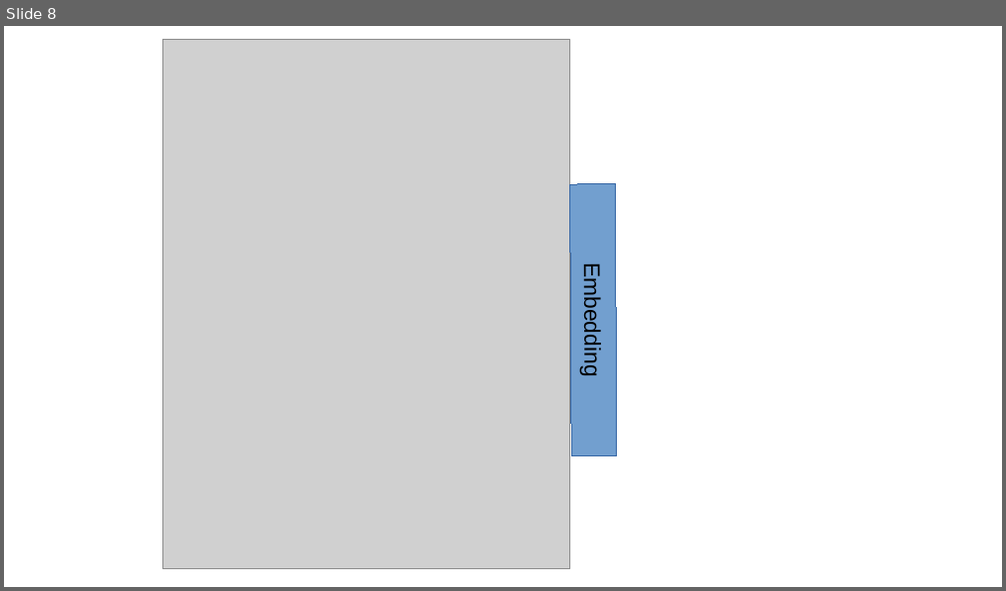
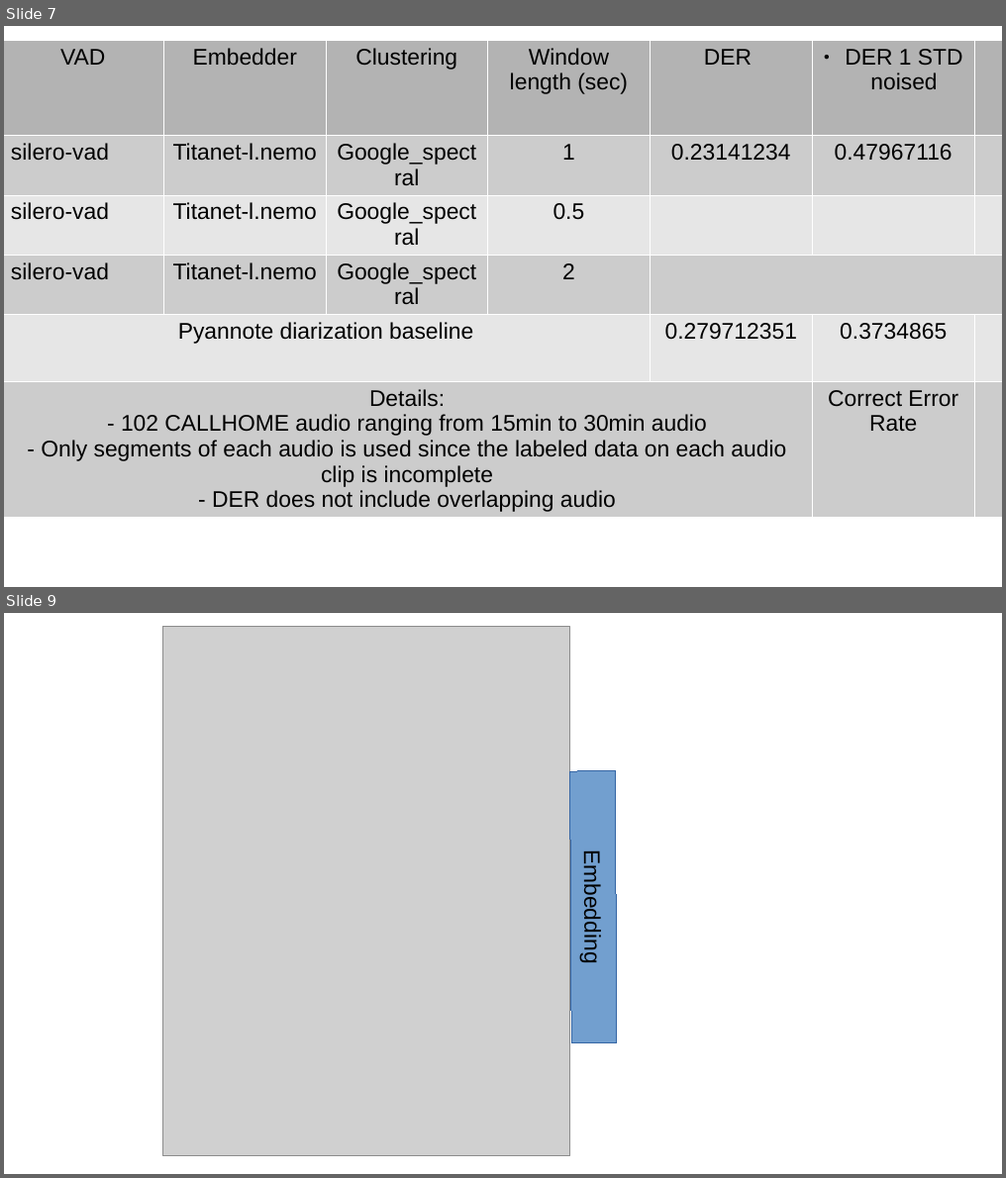
Before and after one commit to normalwalrus/speaker_diarization, a slide deck: Findings.odp. Shown one above the other, each under a label of ours: slide 8 before the commit, slides 7 and 9 after it; the slides between them are not shown. The pictures are 1006x591 and 1006x1178 pixels, drawn with LibreOffice and Linux fonts; fonts in the diff are those of the drawing; grey boxes stand for pictures. Boxes give left, top, right and bottom in pixels: in the first picture for what was removed or moved away, otherwise in the second. Text is boxed around its words. In the diff, an @@ line names an element or a change of style, - is before the commit and + after.

```diff
--- a/Findings.odp
+++ b/Findings.odp
@@ slide 7 added at <box>4,26,1002,587</box>, background #FFFFFF @@
@@ table added at <box>4,40,1002,519</box>, 6 rows, 7 columns @@
+VAD | Embedder | Clustering | Window length (sec) | DER | DER 1 STD noised | DER CHATTER
+silero-vad | Titanet-l.nemo | Google_spectral | 1 | 0.23141234 | 0.47967116 | 0.2857853
+silero-vad | Titanet-l.nemo | Google_spectral | 0.5 |  |  | 
+silero-vad | Titanet-l.nemo | Google_spectral | 2 |  |  | 
+Pyannote diarization baseline |  |  |  | 0.279712351 | 0.3734865 | 0.3710125
+Details: / - 102 CALLHOME audio ranging from 15min to 30min audio / - Only segments of each audio is used since the labeled data on each audio clip is incomplete / - DER does not include overlapping audio |  |  |  |  | Correct Error Rate | 
@@ what was slide 8 is now slide 9 @@
```
Also in this commit, not shown: 1 slide changed, 3 other files.
